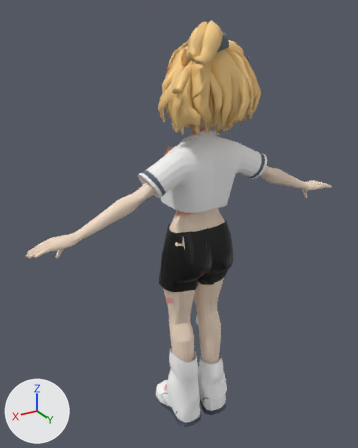
The Blender file 3D Model Base.blend as it was, and as the next commit left it.
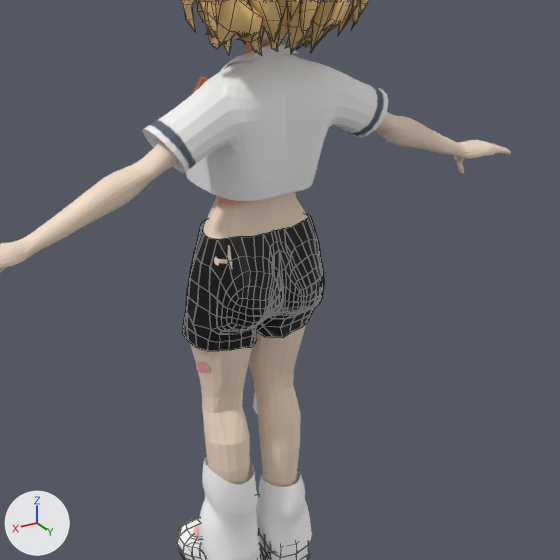
Each version appears first whole from a camera (50 mm lens) standing at (0.939, 1.434, 1.61) and looking at (0.055, -0.039, 0.874), and next in a close-up on the part from 17% to 100% of the width and 24% to 90% of the height. Lighting does not change. The marker at lower left points along +X, +Y and +Z. The last two pictures show the newer version. The close-ups show mesh edges as thin lines.

Names of what the first close-up shows: 'Body', 'NurbsPath.008', 'NurbsPath.012', 'NurbsPath.013', 'Shirt', 'Shoes', 'Shorts2', 'Socks' and 9 more.
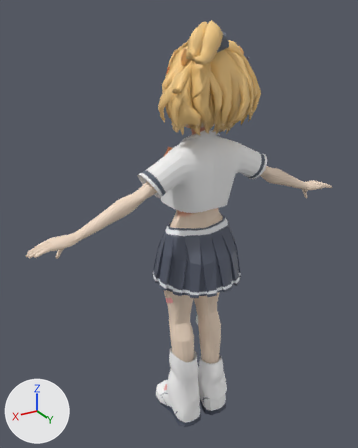
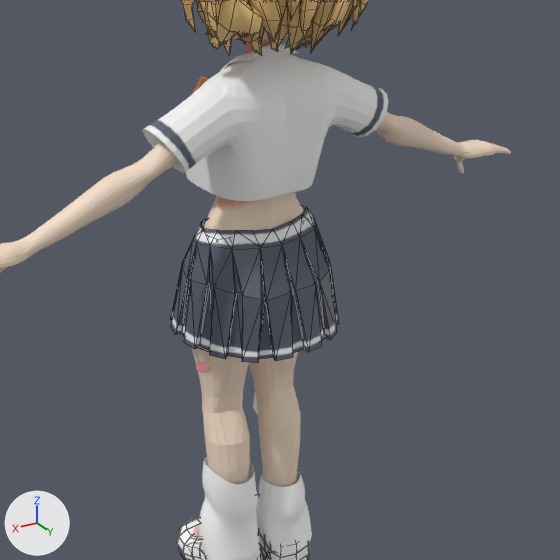
The change, as a list of edits to the scene's bpy script:
```text
Change ob_skirt:
    remove ob_skirt.hide_set(True)
```

Location of each change, (x1, y1, x2, y2) in pixels of the close-ups (560 x 560 px):
'Skirt', shown: after (170, 205, 339, 363)
'Shorts2', unchanged, covered by the edit: before (183, 214, 324, 351); after (198, 219, 209, 351)
